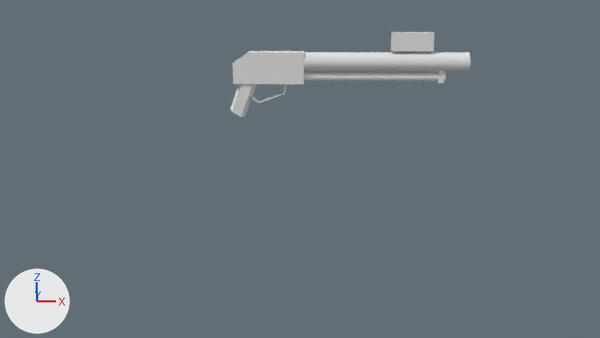
An edit to the Blender file ChicknDestroy/desing/objectes/armes/activa/escopeta2.blend, drawn before and after from the same camera.
One viewpoint serves both versions: the file's camera 'Camera'. Arrows for +X, +Y and +Z are at lower left; the lights stay in place.

The scene before the commit, as lines of its bpy script (objects in view):
```python
ob_cube = bpy.data.objects.new('Cube', me_cube_001)
ob_cube.location = (-1.64, 0.03, -0.69)
ob_cube.scale = (0.62, 0.212, 0.351)
ob_cube_001 = bpy.data.objects.new('Cube.001', me_cube_002)
ob_cube_001.location = (1.15, 0.02, -0.12)
ob_cube_001.scale = (0.212, 0.212, 0.212)
ob_cube_002 = bpy.data.objects.new('Cube.002', me_cube_003)
ob_cube_002.location = (2.02, 0.02, -0.88)
ob_cube_002.scale = (0.0301, 0.145, 0.132)
ob_cylinder_001 = bpy.data.objects.new('Cylinder.001', me_cylinder_001)
ob_cylinder_001.location = (0.56, 0.02, -0.89)
ob_cylinder_001.rotation_euler = (0.0, 1.571, 0.0)  # degrees (0, 90, 0)
ob_cylinder_001.scale = (0.0978, 0.0978, -1.6)
ob_cylinder_002 = bpy.data.objects.new('Cylinder.002', me_cylinder_002)
ob_cylinder_002.location = (-2.26, 0.01, -0.97)
ob_cylinder_002.rotation_euler = (0.0, 0.512, 0.0)  # degrees (0, 29, 0)
ob_cylinder_002.scale = (0.203, 0.203, 0.0218)
ob_cylinder_003 = bpy.data.objects.new('Cylinder.003', me_cylinder_003)
ob_cylinder_003.location = (-1.86, 0.02, -1.09)
ob_cylinder_003.rotation_euler = (1.571, -3.494, 0.0)  # degrees (90, -200, 0)
ob_cylinder_003.scale = (-0.533, -0.347, 0.212)
```
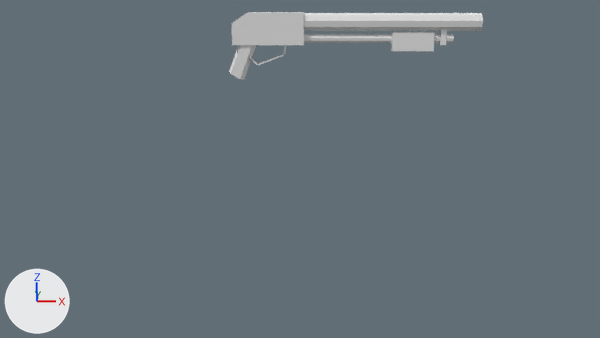
Pixel boxes (x1, y1, x2, y2) of what changed, in the pictures (600 x 338 px):
'Cube', moved: before (233, 51, 304, 84); after (231, 12, 304, 45)
'Cylinder.001', deleted: before (304, 52, 470, 81)
'Cylinder', added: after (304, 13, 483, 31)
'Cylinder.002', moved: before (230, 84, 257, 117); after (229, 45, 256, 80)
'Cylinder.004', added: after (304, 34, 454, 43)
'Cylinder.003', moved: before (250, 84, 286, 103); after (249, 45, 286, 65)
'Cube.002', moved, rescaled: before (437, 71, 445, 83); after (439, 30, 447, 45)

Diff of the bpy script that builds the scene:
```diff
--- a/ChicknDestroy/desing/objectes/armes/activa/escopeta2.blend.py
+++ b/ChicknDestroy/desing/objectes/armes/activa/escopeta2.blend.py
@@ mat_material_012 @@
+mat_material_012 = diffuse_material('Material.012')
+mat_material_012.base_color = (0.8, 0.8, 0.8)  # white #e7e7e7
@@ me_cylinder @@
+me_cylinder.from_pydata(...)  # a 9-sided cylinder along z spanning x -0.98..0.98, y -0.94..1.0, z -1.0..1.0
+me_cylinder.materials.append(mat_material_012)  # its picture is missing
@@ me_cylinder_004 @@
+me_cylinder_004.from_pydata(...)  # a 9-sided cylinder along z spanning x -0.98..0.98, y -0.94..1.0, z -1.0..1.0
+me_cylinder_004.materials.append(mat_material_007)  # its picture is missing
@@ ob_cube_002 @@
 ob_cube_002 = bpy.data.objects.new('Cube.002', me_cube_003)
-ob_cube_002.location = (2.02, 0.02, -0.88)
-ob_cube_002.scale = (0.0301, 0.145, 0.132)
+ob_cube_002.location = (2.02, 0.02, 0.01)
+ob_cube_002.scale = (0.0301, 0.145, 0.183)
@@ ob_cylinder_003 @@
 ob_cylinder_003 = bpy.data.objects.new('Cylinder.003', me_cylinder_003)
-ob_cylinder_003.location = (-1.86, 0.02, -1.09)
+ob_cylinder_003.location = (-1.86, 0.02, -0.23)
 ob_cylinder_003.rotation_euler = (1.571, -3.494, 0.0)  # degrees (90, -200, 0)
@@ ob_cylinder_002 @@
 ob_cylinder_002 = bpy.data.objects.new('Cylinder.002', me_cylinder_002)
-ob_cylinder_002.location = (-2.26, 0.01, -0.97)
+ob_cylinder_002.location = (-2.26, 0.01, -0.11)
 ob_cylinder_002.rotation_euler = (0.0, 0.512, 0.0)  # degrees (0, 29, 0)
@@ ob_cylinder_001 @@
-ob_cylinder_001 = bpy.data.objects.new('Cylinder.001', me_cylinder_001)
-ob_cylinder_001.location = (0.56, 0.02, -0.89)
-ob_cylinder_001.rotation_euler = (0.0, 1.571, 0.0)  # degrees (0, 90, 0)
-ob_cylinder_001.scale = (0.0978, 0.0978, -1.6)
@@ ob_cube @@
 ob_cube = bpy.data.objects.new('Cube', me_cube_001)
-ob_cube.location = (-1.64, 0.03, -0.69)
+ob_cube.location = (-1.64, 0.03, 0.17)
 ob_cube.scale = (0.62, 0.212, 0.351)
@@ ob_cylinder @@
+ob_cylinder = bpy.data.objects.new('Cylinder', me_cylinder)
+ob_cylinder.location = (0.92, 0.02, 0.31)
+ob_cylinder.rotation_euler = (-1.571, 1.745, -1.571)  # degrees (-90, 100, -90)
+ob_cylinder.scale = (0.194, 0.194, 1.95)
@@ ob_cylinder_004 @@
+ob_cylinder_004 = bpy.data.objects.new('Cylinder.004', me_cylinder_004)
+ob_cylinder_004.location = (0.63, 0.02, -0.04)
+ob_cylinder_004.rotation_euler = (-1.571, 1.745, -1.571)  # degrees (-90, 100, -90)
+ob_cylinder_004.scale = (0.0934, 0.0934, 1.66)
```
